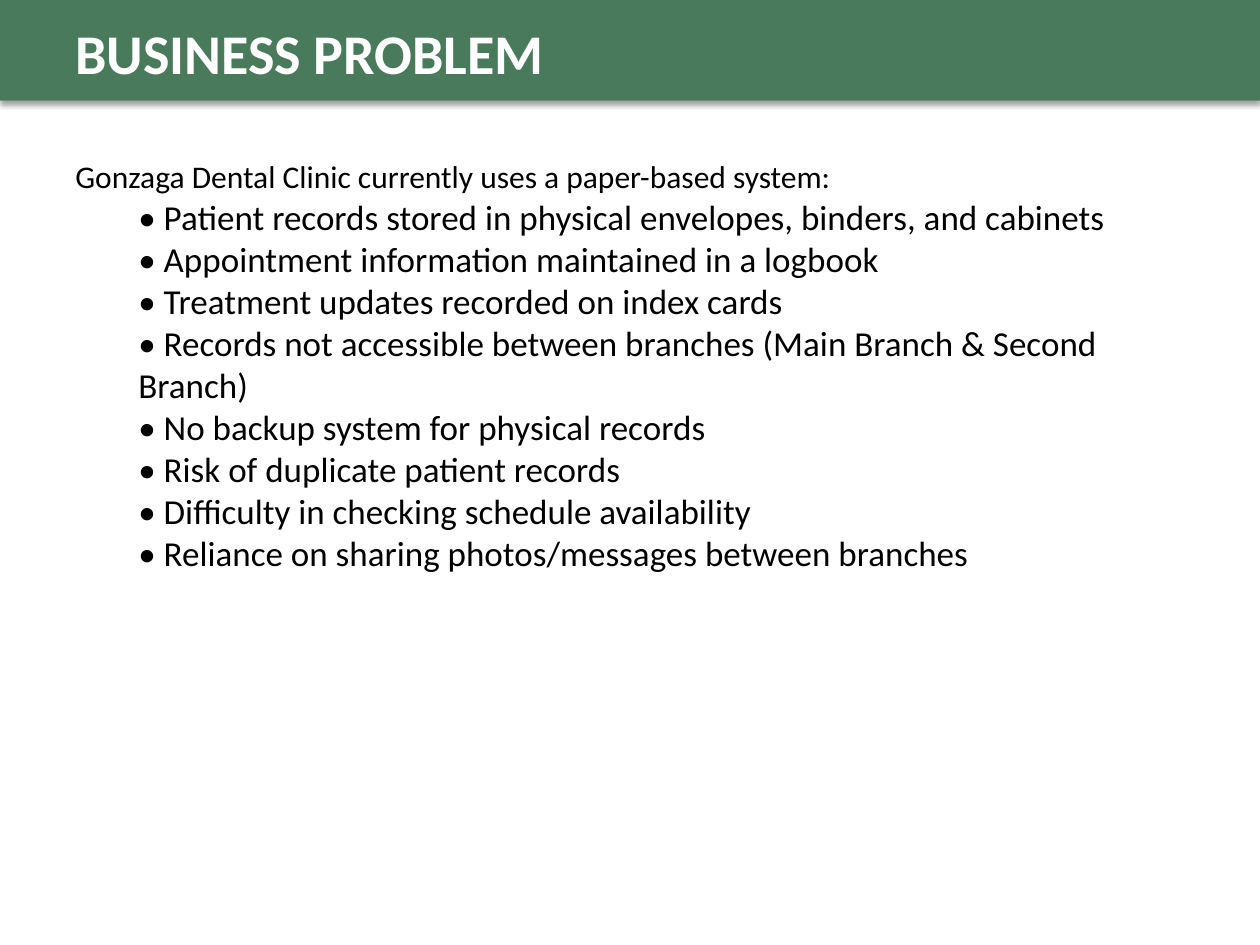
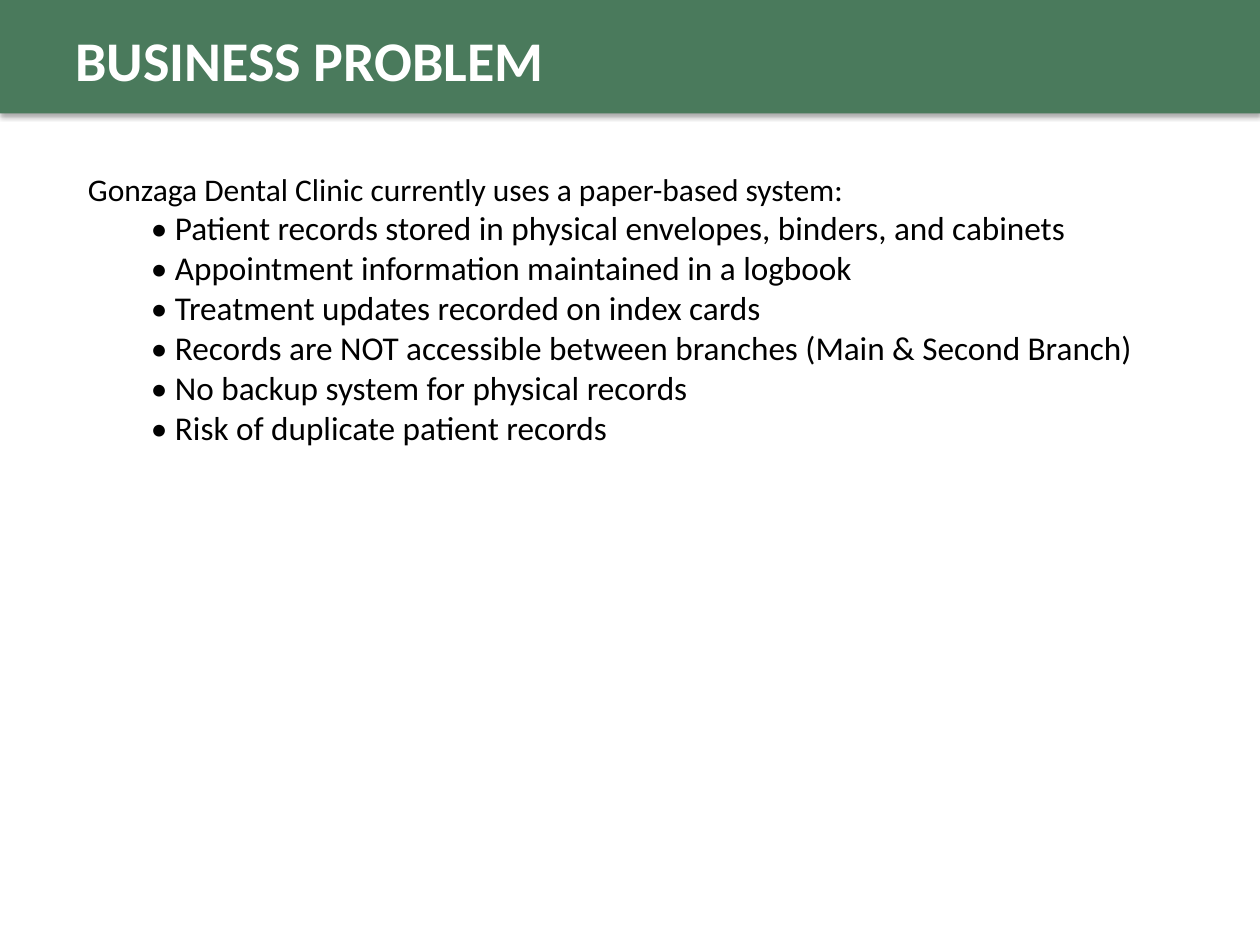
Before and after one commit to fritzmichael1-2/gonzaga-dental-clinic-system, a slide deck: slide 3 of GDCMAS_Final_Defense_Presentation.pptx (slide 2 before the commit). Drawn at 1260x945 pixels with LibreOffice and Linux fonts; fonts in the diff are those of the drawing. Boxes give left, top, right and bottom in pixels: in the first picture for what was removed or moved away, otherwise in the second. Text is boxed around its words. In the diff, an @@ line names an element or a change of style, - is before the commit and + after.

Commit message:
Update defense presentation with improved content and design

```diff
--- a/GDCMAS_Final_Defense_Presentation.pptx
+++ b/GDCMAS_Final_Defense_Presentation.pptx
@@ rectangle resized from (x1=0, y1=0, x2=1260, y2=101) to (x1=0, y1=0, x2=1260, y2=113) @@
@@ text "BUSINESS PROBLEM" moved from (x1=75, y1=37, x2=544, y2=75) to (x1=75, y1=44, x2=544, y2=82) @@
@@ text "Gonzaga Dental Clinic currently uses ..." moved from (x1=75, y1=166, x2=1104, y2=572) to (x1=88, y1=179, x2=1132, y2=446) @@
@@ text at (x1=175, y1=217, x2=1065, y2=446): size 20 to 19 pt in "• Patient records stored in physical envelopes, ...", "• Appointment information maintained in a logbook", "• Treatment updates recorded on index cards", "• No backup system for physical records" and 1 more places @@
@@ text at (x1=175, y1=336, x2=1132, y2=365): text changed; size 20 to 19 pt @@
-  • Records not accessible between branches (Main Branch & Second Branch)
+  • Records are NOT accessible between branches (Main & Second Branch)
@@ text at (x1=164, y1=499, x2=967, y2=572): paragraphs removed @@
-  • Difficulty in checking schedule availability
-  • Reliance on sharing photos/messages between branches
```
Also in this commit, not shown: 5 other slides changed, 4 slides added, 4 slides removed.
